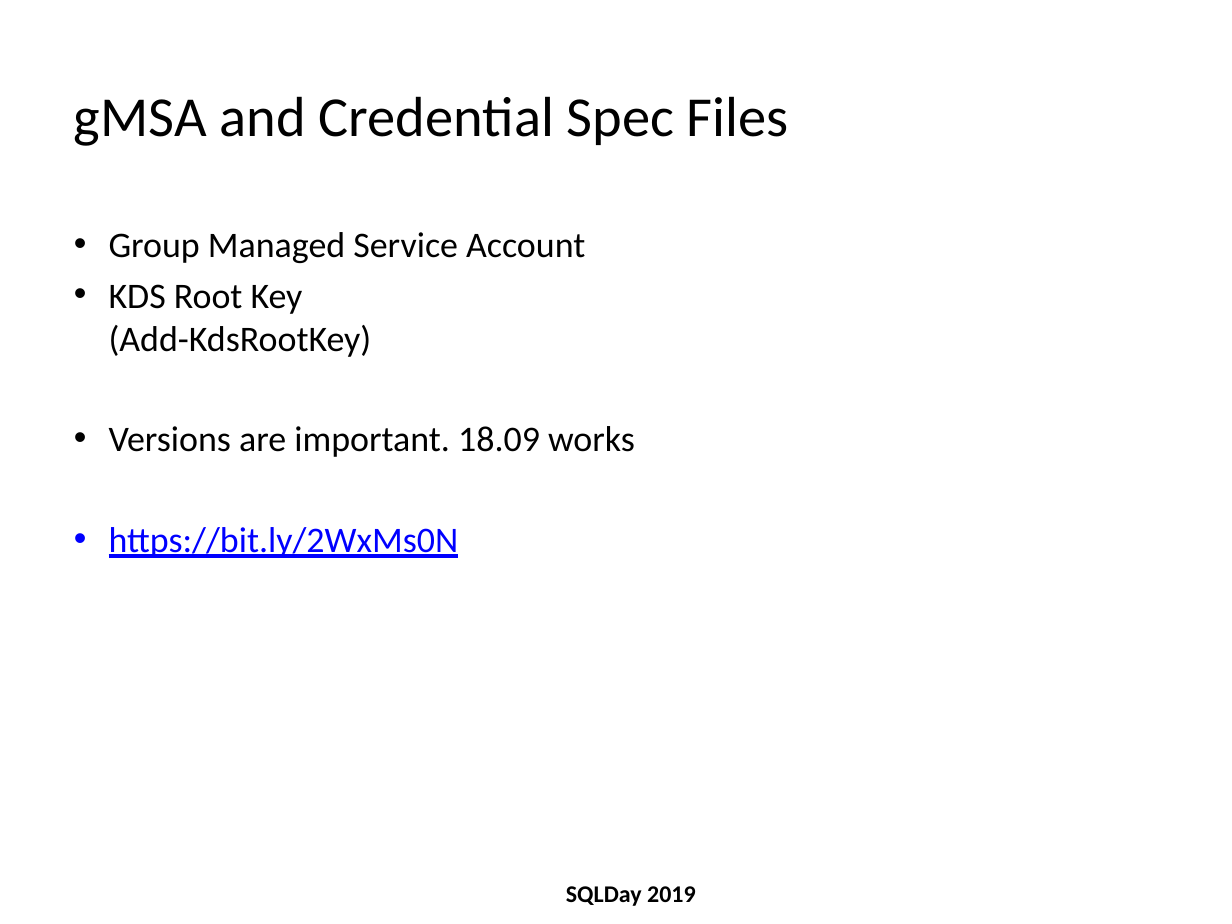
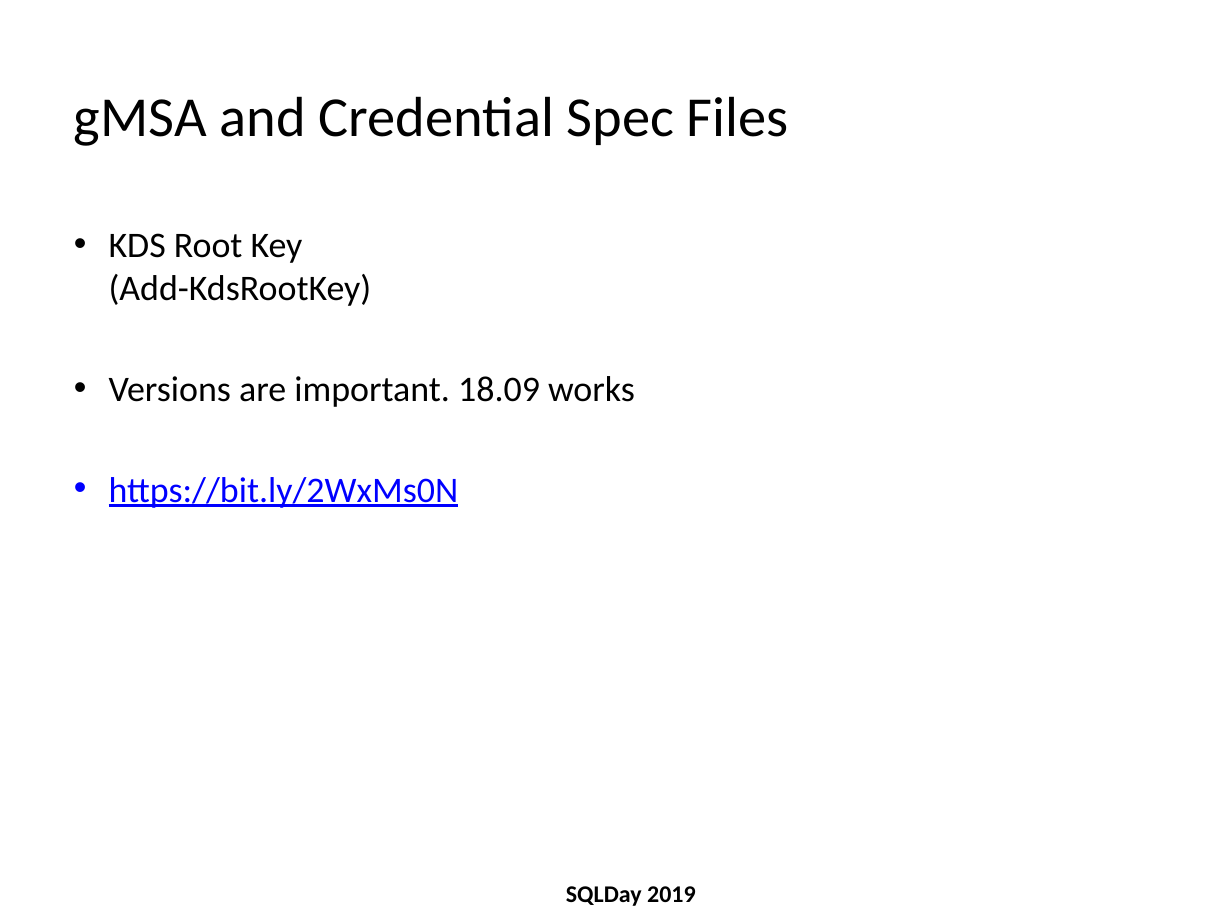
Before and after one commit to michalporeba/sharing, a slide deck: slide 22 of dbas-docker-guide/dbas-docker-guide v1.pptx. Drawn at 1232x924 pixels with LibreOffice and Linux fonts; fonts in the diff are those of the drawing; background and template pictures are left out. Boxes give left, top, right and bottom in pixels: in the first picture for what was removed or moved away, otherwise in the second. Text is boxed around its words. In the diff, an @@ line names an element or a change of style, - is before the commit and + after.

```diff
--- a/dbas-docker-guide/dbas-docker-guide v1.pptx
+++ b/dbas-docker-guide/dbas-docker-guide v1.pptx
@@ text at (109, 232, 585, 263): paragraph removed @@
-• Group Managed Service Account
```
Also in this commit, not shown: 15 other slides changed, 7 slides added, 1 other file.
